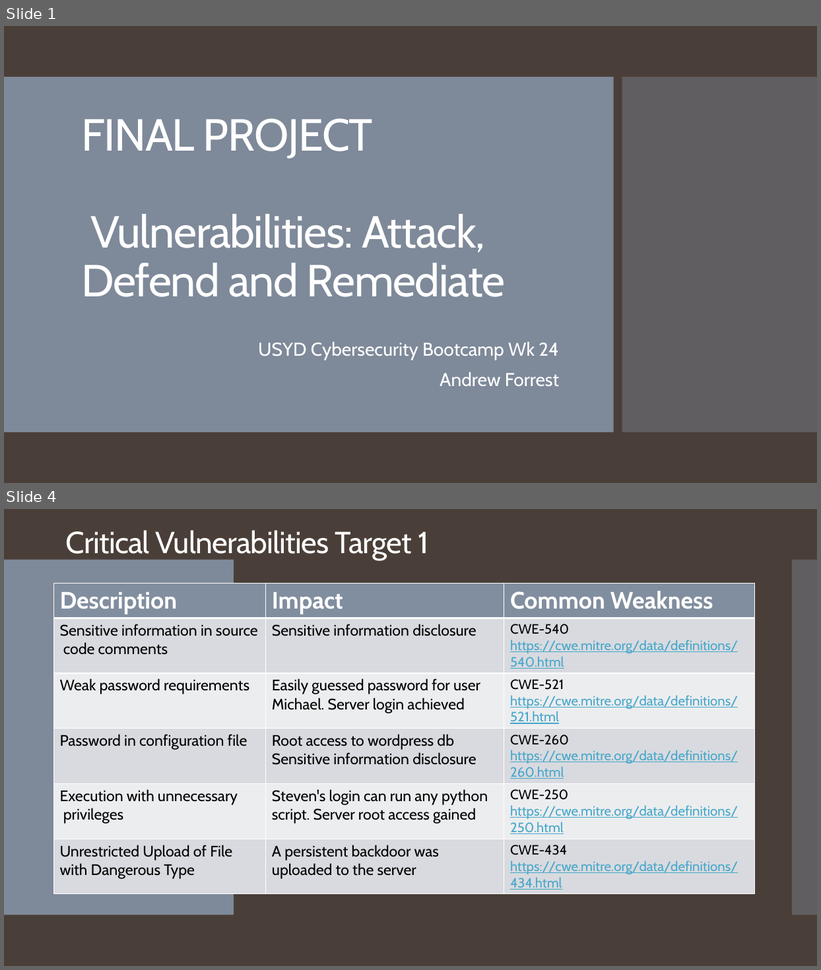
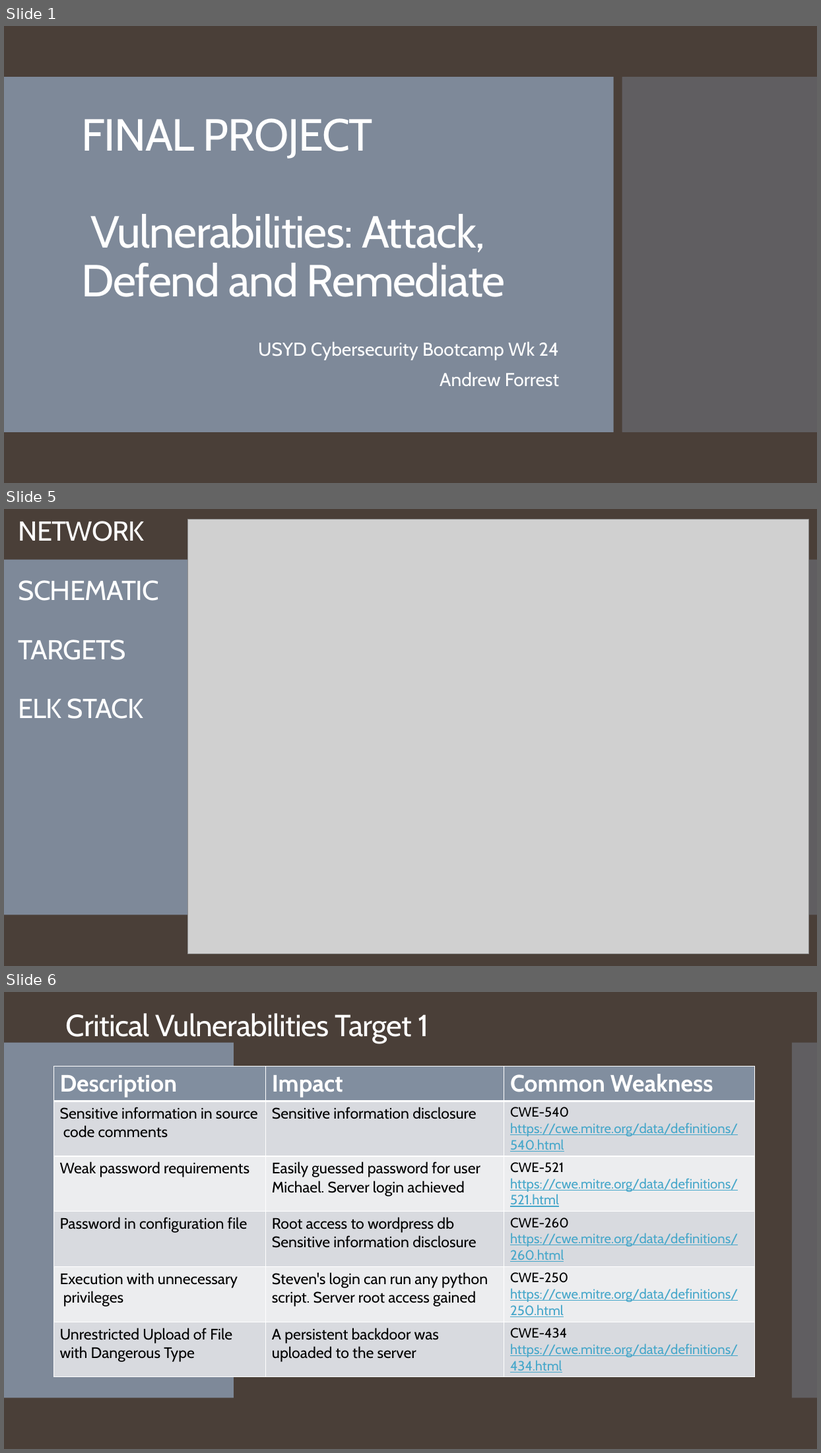
Before and after one commit to forrestaj64/Vulnerabilities-Attack-Defend-Remediate, a slide deck: Overiew-Presentation.pptx. Shown one above the other, each under a label of ours: slides 1 and 4 before the commit, slides 1, 5 and 6 after it; the slides between them are not shown. The pictures are 821x970 and 821x1453 pixels, drawn with LibreOffice and Linux fonts; fonts in the diff are those of the drawing; grey boxes stand for pictures. Boxes give left, top, right and bottom in pixels: in the first picture for what was removed or moved away, otherwise in the second. Text is boxed around its words. In the diff, an @@ line names an element or a change of style, - is before the commit and + after.

```diff
--- a/Overiew-Presentation.pptx
+++ b/Overiew-Presentation.pptx
@@ slide 5 added at (4, 509, 817, 966), background #4A3F38; not listed: 2 template elements that a slide beside it also shows @@
@@ title added at (19, 521, 159, 719), 32.4 pt, text #FFFFFF @@
+NETWORK
+SCHEMATIC
+TARGETS
+ELK STACK
@@ picture added at (188, 520, 809, 955) @@
@@ what was slide 4 is now slide 6 @@
```
Also in this commit, not shown: 8 slides changed, 3 other slides added, 2 slides removed.
